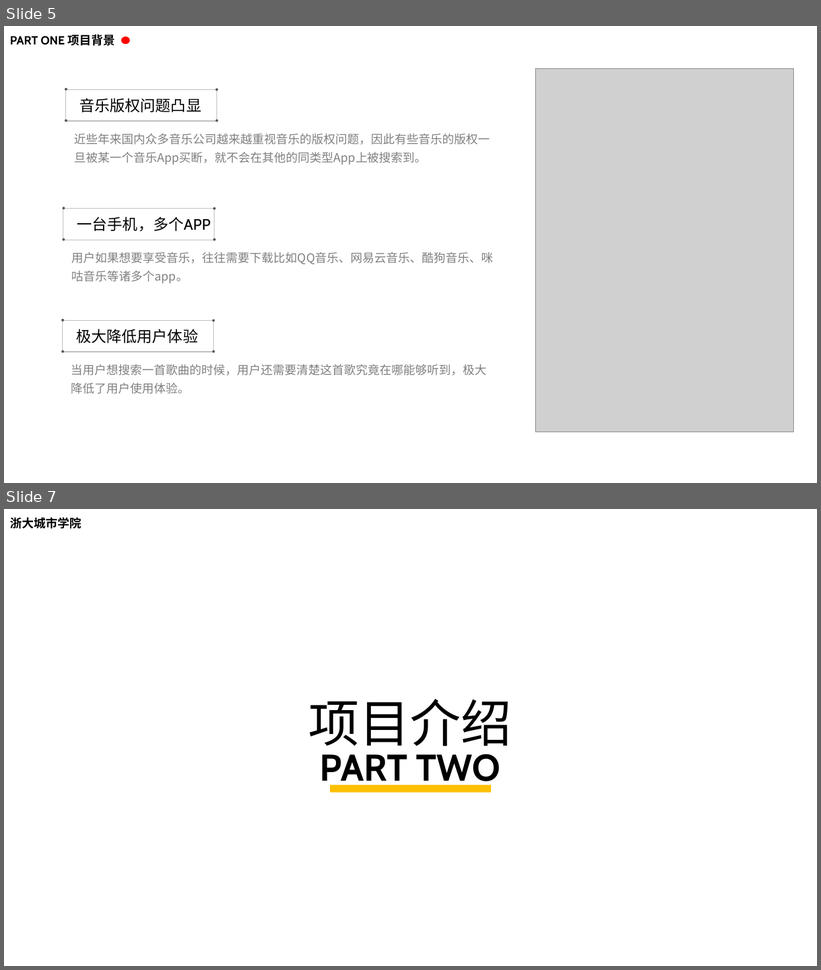
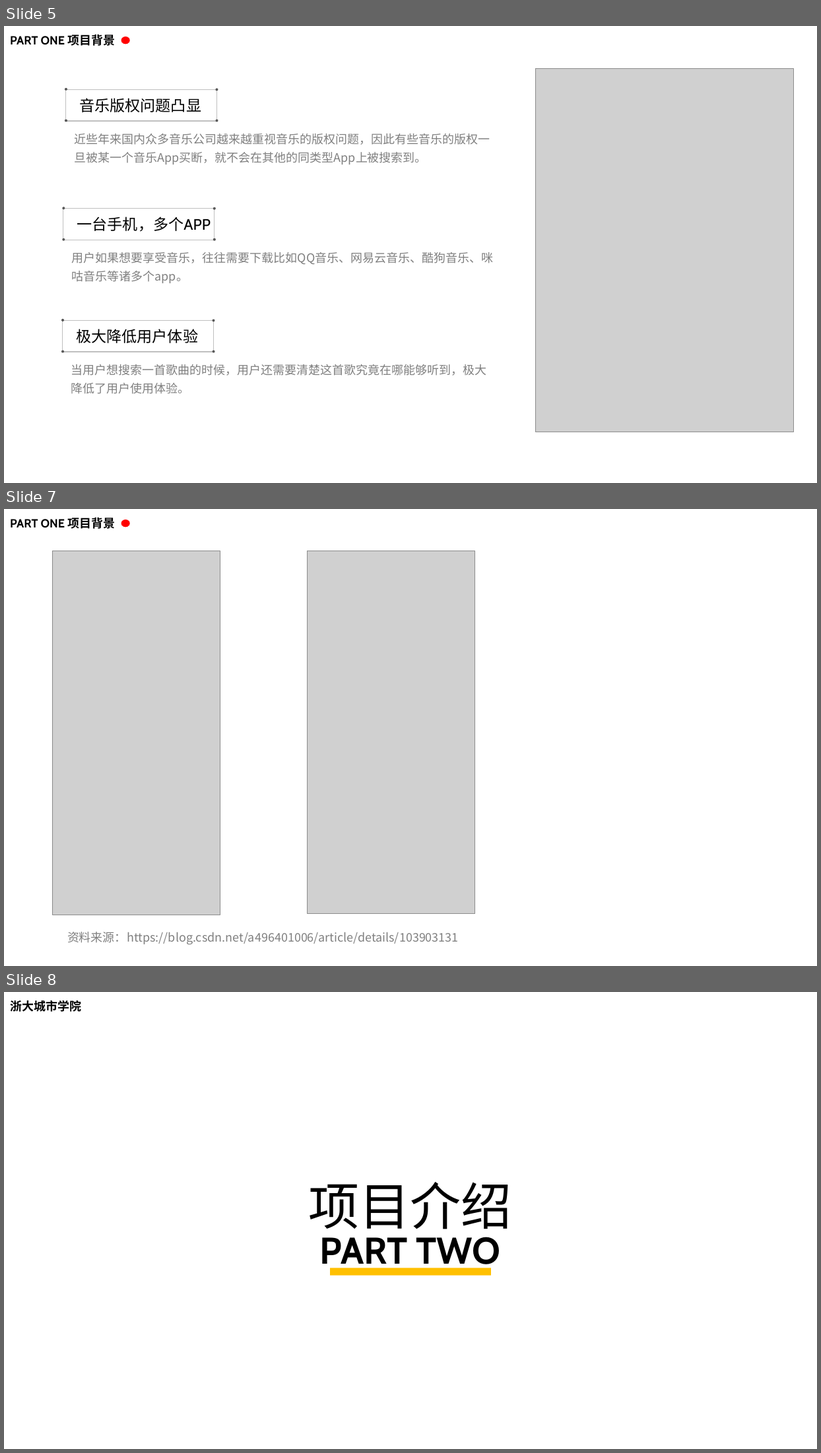
Before and after one commit to ZUCC-SE2020-2021-1-G06/Fishes_Music, a slide deck: ppt/SE2020-G06-小组预备作业.pptx. Shown one above the other, each under a label of ours: slides 5 and 7 before the commit, slides 5, 7 and 8 after it; the slides between them are not shown. The pictures are 821x970 and 821x1453 pixels, drawn with LibreOffice and Linux fonts; fonts in the diff are those of the drawing; grey boxes stand for pictures; background and template pictures are left out. Boxes give left, top, right and bottom in pixels: in the first picture for what was removed or moved away, otherwise in the second. Text is boxed around its words. In the diff, an @@ line names an element or a change of style, - is before the commit and + after.

```diff
--- a/ppt/SE2020-G06-小组预备作业.pptx
+++ b/ppt/SE2020-G06-小组预备作业.pptx
@@ slide 7 added at [4, 509, 817, 966], background #FFFFFF @@
@@ text added at [10, 517, 115, 529], 14 pt, text #000000, bold @@
+PART ONE 项目背景
@@ ellipse added at [121, 520, 129, 527], fill #FF0000 @@
@@ picture added at [52, 551, 220, 915] @@
@@ picture added at [308, 551, 475, 914] @@
@@ text added at [67, 932, 459, 945], 14 pt, text #808080 @@
+资料来源：https://blog.csdn.net/a496401006/article/details/103903131
@@ what was slide 7 is now slide 8 @@
```
Also in this commit, not shown: 5 slides changed.
